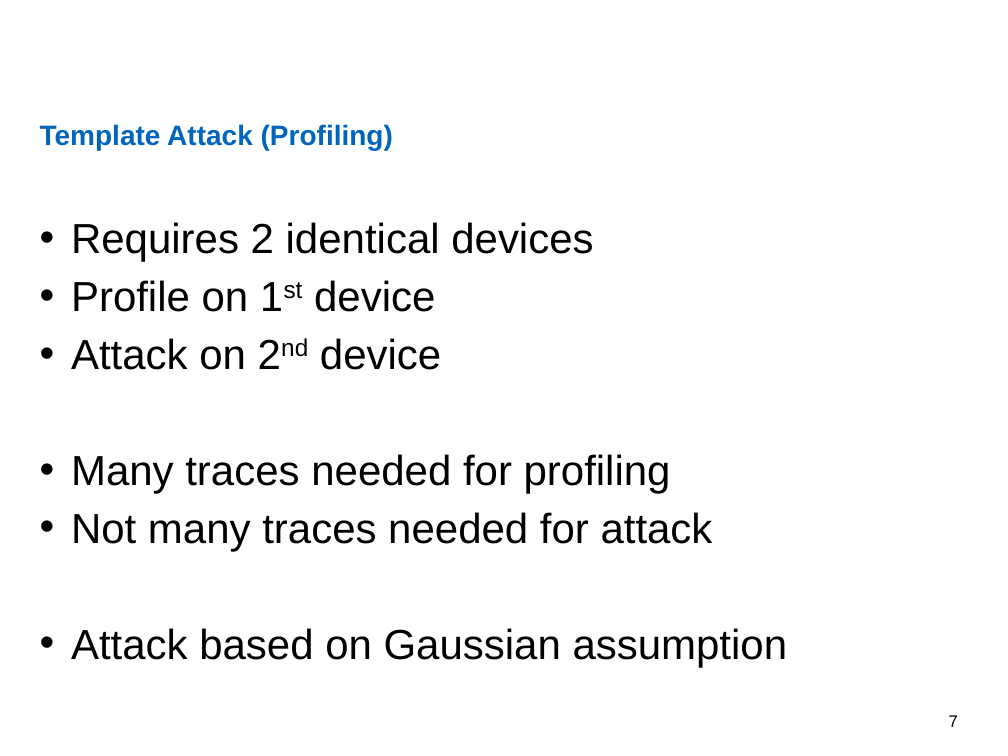
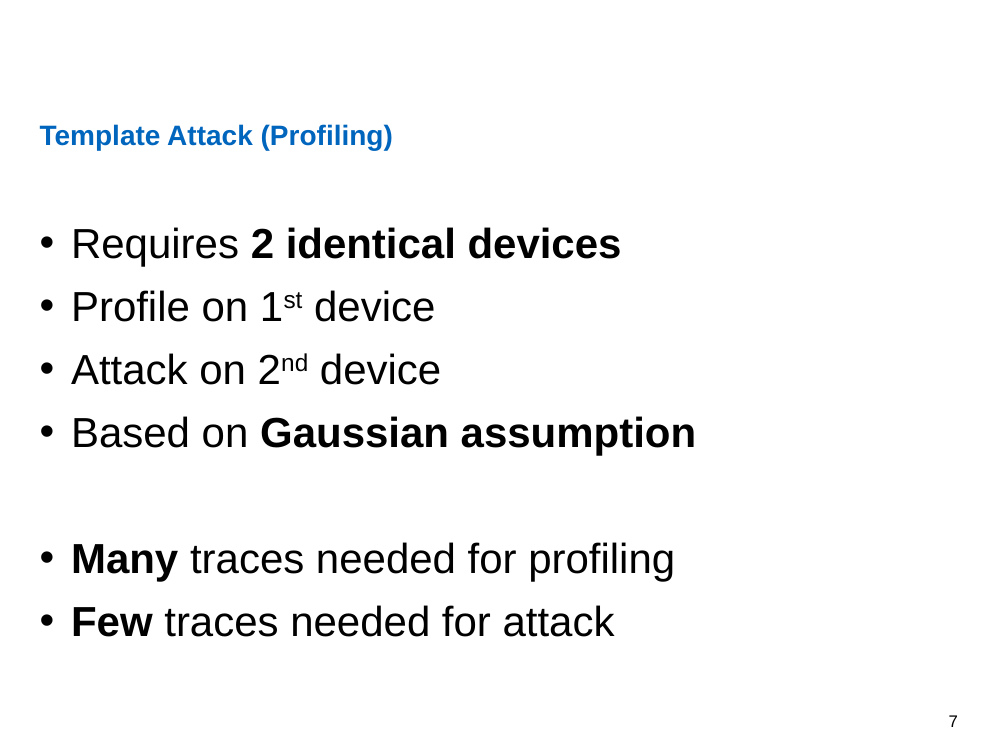
Before and after one commit to nimarb/deep-learning-sca-paper, a slide deck: slide 7 of deep-learning-sca-paper-presentation.pptx. Drawn at 1008x756 pixels with LibreOffice and Linux fonts; fonts in the diff are those of the drawing; background and template pictures are left out. Boxes give left, top, right and bottom in pixels: in the first picture for what was removed or moved away, otherwise in the second. Text is boxed around its words. In the diff, an @@ line names an element or a change of style, - is before the commit and + after.

```diff
--- a/deep-learning-sca-paper-presentation.pptx
+++ b/deep-learning-sca-paper-presentation.pptx
@@ text at [71,227,675,581]: bold on in "2 identical devices", "Many"; line spacing 1.15 to 1.25 @@
@@ text at [71,416,696,455]: paragraph added @@
+• Based on Gaussian assumption
@@ text at [71,605,615,637]: text changed @@
-• Not many traces needed for attack
-• Attack based on Gaussian assumption
+• Few traces needed for attack
```
Also in this commit, not shown: 8 other slides changed, 6 slides added, 3 slides removed, 4 other files.
